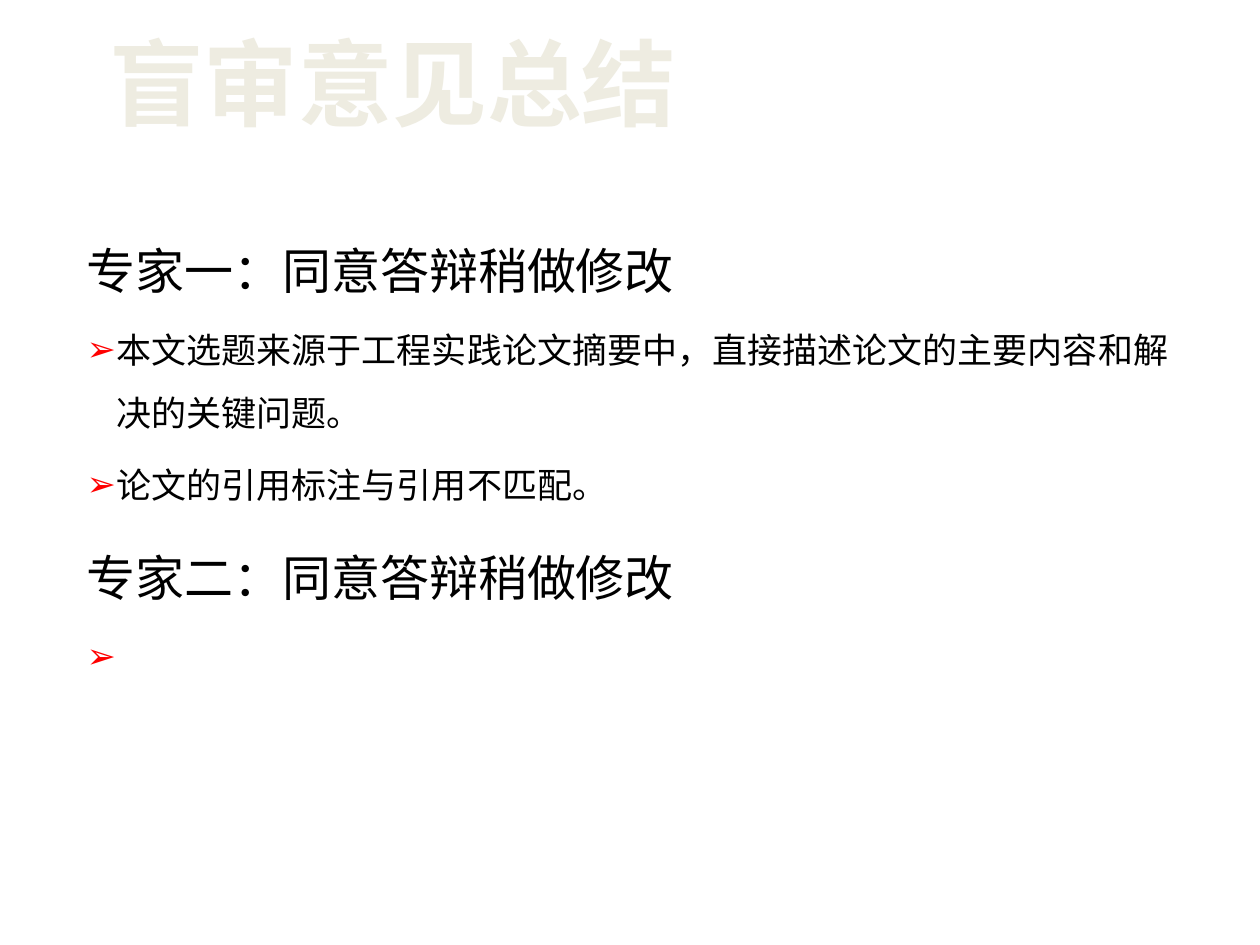
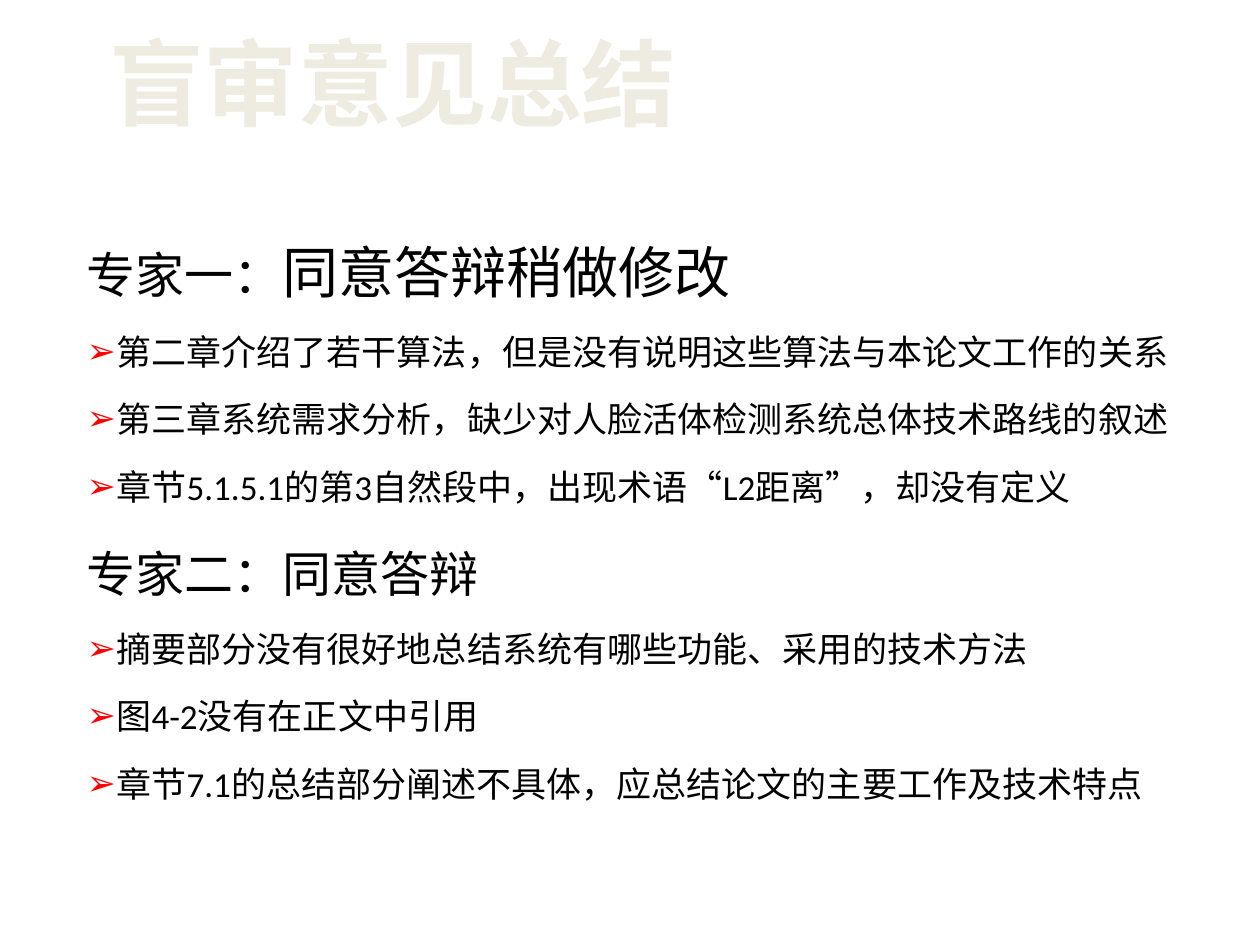
Before and after one commit to netbeen/BiyePaper, a slide deck: slide 35 of 答辩PPT.ppt. Drawn at 1260x945 pixels with LibreOffice and Linux fonts; fonts in the diff are those of the drawing; background and template pictures are left out. Boxes give left, top, right and bottom in pixels: in the first picture for what was removed or moved away, otherwise in the second. Text is boxed around its words. In the diff, an @@ line names an element or a change of style, - is before the commit and + after.

```diff
--- a/答辩PPT.ppt
+++ b/答辩PPT.ppt
@@ text at (x1=87, y1=245, x2=730, y2=298): size 28 to 32 pt in "专家一：同意答辩稍做修改"; line spacing 1.5 to 1.4; more space between paragraphs @@
@@ text at (x1=87, y1=335, x2=1168, y2=801): text changed @@
-➢ 本文选题来源于工程实践论文摘要中，直接描述论文的主要内容和解决的关键问题。
-➢ 论文的引用标注与引用不匹配。
-专家二：同意答辩稍做修改
+➢ 第二章介绍了若干算法，但是没有说明这些算法与本论文工作的关系
+➢ 第三章系统需求分析，缺少对人脸活体检测系统总体技术路线的叙述
+➢ 章节5.1.5.1的第3自然段中，出现术语“L2距离”，却没有定义
+专家二：同意答辩
+➢ 摘要部分没有很好地总结系统有哪些功能、采用的技术方法
+➢ 图4-2没有在正文中引用
+➢ 章节7.1的总结部分阐述不具体，应总结论文的主要工作及技术特点
```
Also in this commit, not shown: 10 other slides changed.
